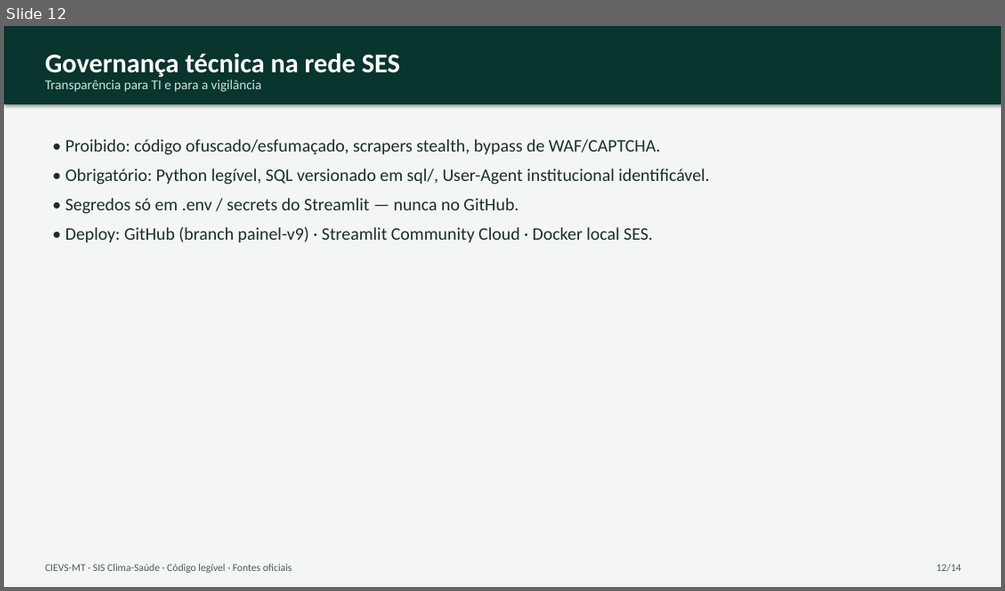
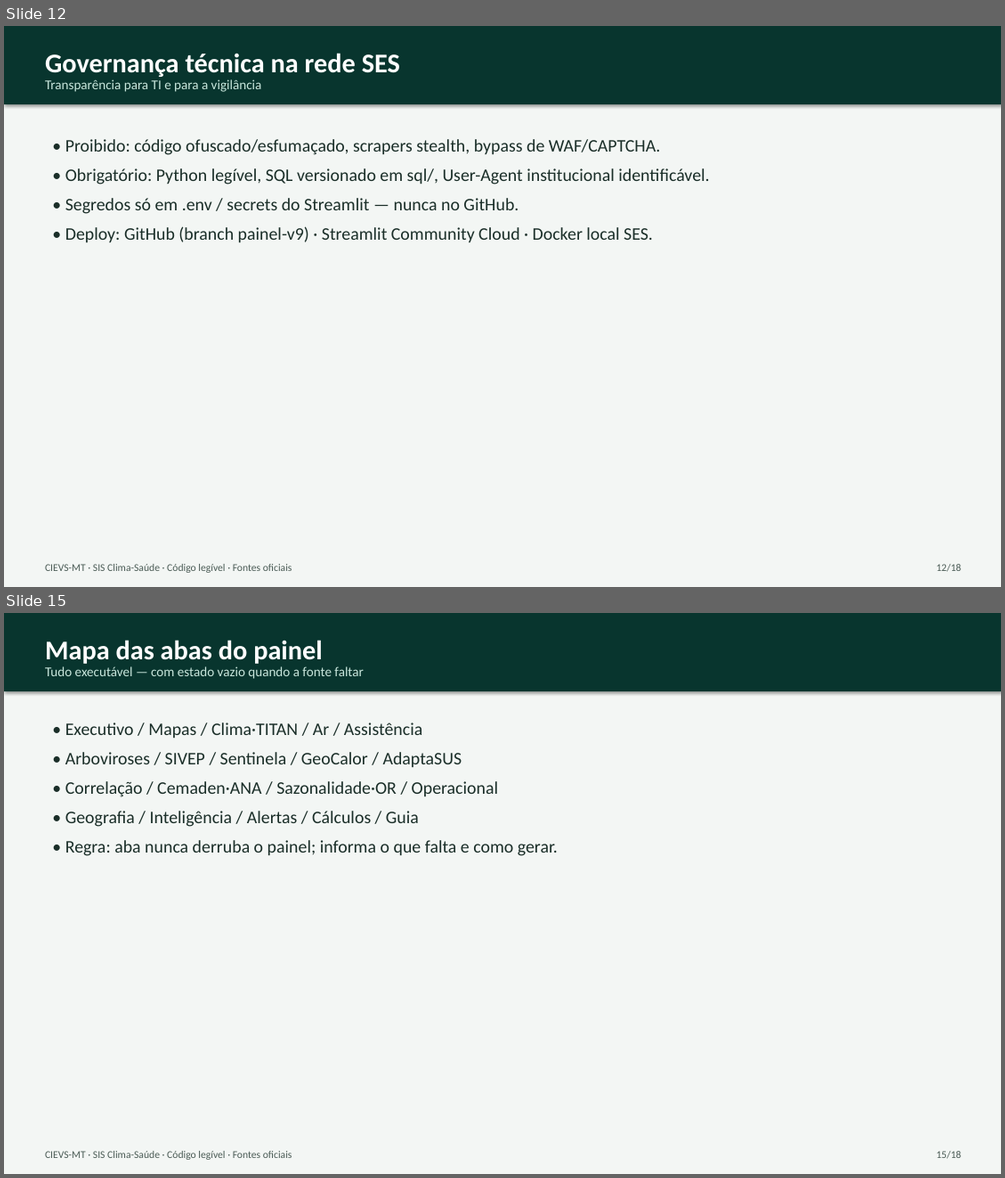
Before and after one commit to menandesneto51/SIS-Monitoramento-Clima-Sa-de, a slide deck: docs/apresentacoes/Apresentacao_SIS_Clima_Saude_20min.pptx. Shown one above the other, each under a label of ours: slide 12 before the commit, slides 12 and 15 after it; the slides between them are not shown. The pictures are 1005x591 and 1005x1178 pixels, drawn with LibreOffice and Linux fonts; fonts in the diff are those of the drawing. Boxes give left, top, right and bottom in pixels: in the first picture for what was removed or moved away, otherwise in the second. Text is boxed around its words. In the diff, an @@ line names an element or a change of style, - is before the commit and + after.

```diff
--- a/docs/apresentacoes/Apresentacao_SIS_Clima_Saude_20min.pptx
+++ b/docs/apresentacoes/Apresentacao_SIS_Clima_Saude_20min.pptx
@@ slide 15 added at (4,613,1001,1174), background #FFFFFF @@
@@ rectangle added at (4,613,1001,1174), fill #F3F6F4 @@
@@ rectangle added at (4,613,1001,691), fill #08352E @@
@@ text added at (45,640,323,664), 26 pt, text #FFFFFF, bold @@
+Mapa das abas do painel
@@ text added at (45,666,363,679), 13 pt, text #C8E6DC @@
+Tudo executável — com estado vazio quando a fonte faltar
@@ text added at (65,722,558,856), 17 pt, text #1A2E28 @@
+• Executivo / Mapas / Clima·TITAN / Ar / Assistência
+• Arboviroses / SIVEP / Sentinela / GeoCalor / AdaptaSUS
+• Correlação / Cemaden·ANA / Sazonalidade·OR / Operacional
+• Geografia / Inteligência / Alertas / Cálculos / Guia
+• Regra: aba nunca derruba o painel; informa o que falta e como gerar.
@@ text added at (45,1151,292,1159), 10 pt, text #4B5C56 @@
+CIEVS-MT · SIS Clima-Saúde · Código legível · Fontes oficiais
@@ text added at (936,1151,961,1159), 10 pt, text #4B5C56 @@
+15/18
@@ slide 12 changed as well @@
@@ text at (936,564,961,572): text changed @@
-12/14
+12/18
```
Also in this commit, not shown: 12 other slides changed, 3 other slides added, 45 other files.
